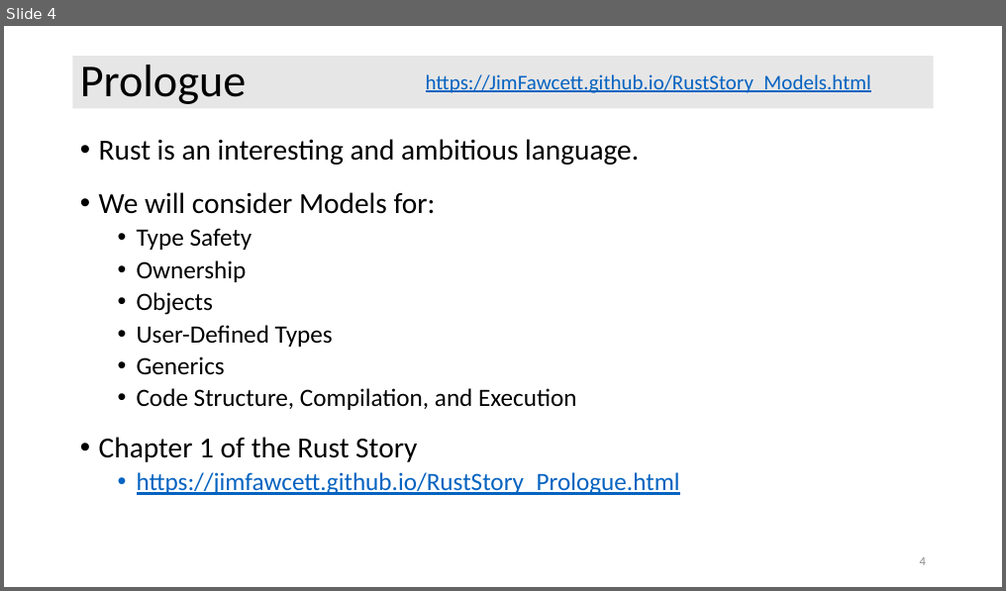
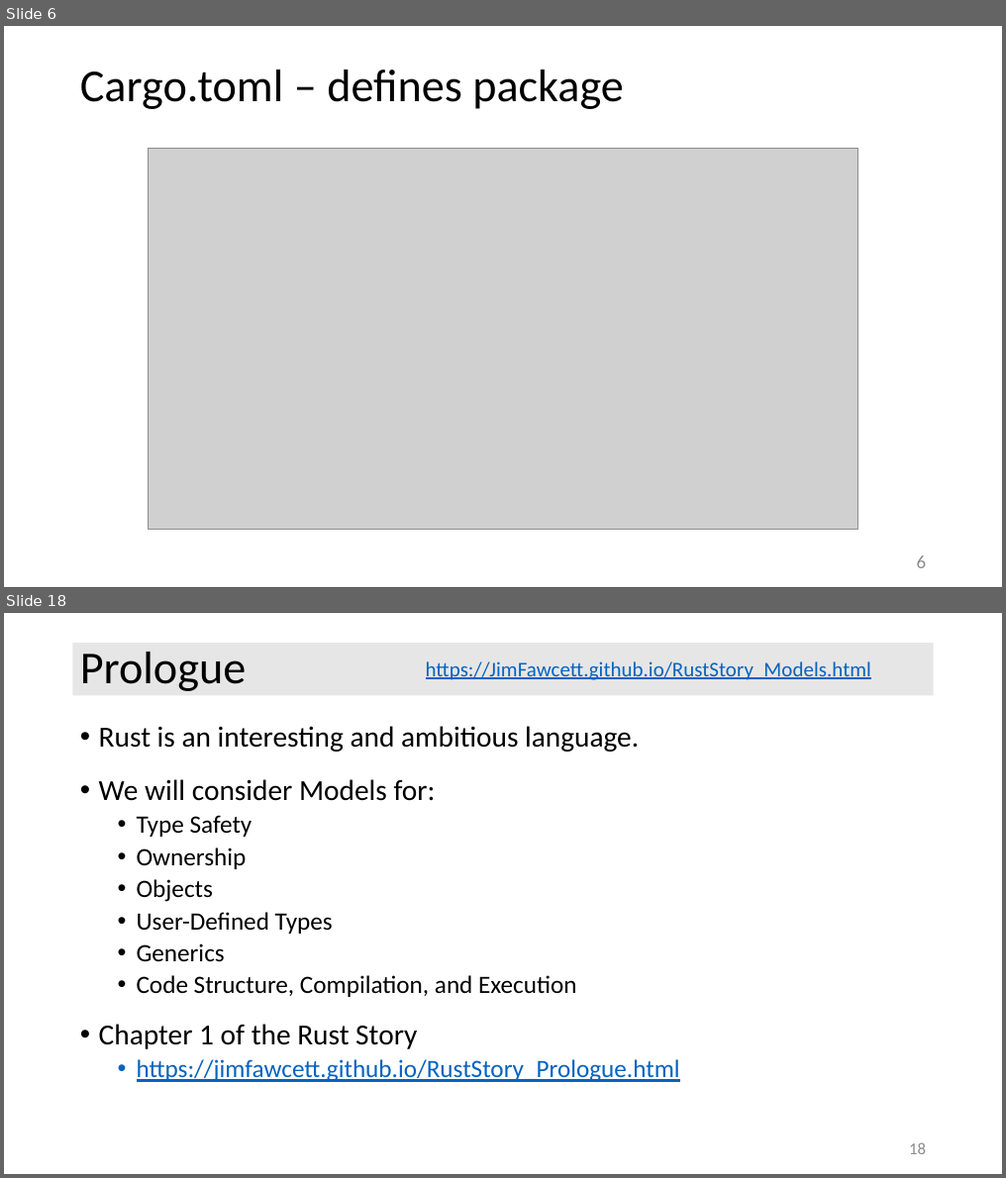
Before and after one commit to JimFawcett/JimFawcett.github.io, a slide deck: Resources/RustModels.pptx. Shown one above the other, each under a label of ours: slide 4 before the commit, slides 6 and 18 after it; the slides between them are not shown. The pictures are 1006x591 and 1006x1178 pixels, drawn with LibreOffice and Linux fonts; fonts in the diff are those of the drawing; grey boxes stand for pictures. Boxes give left, top, right and bottom in pixels: in the first picture for what was removed or moved away, otherwise in the second. Text is boxed around its words. In the diff, an @@ line names an element or a change of style, - is before the commit and + after.

```diff
--- a/Resources/RustModels.pptx
+++ b/Resources/RustModels.pptx
@@ slide 6 added at box(4, 26, 1002, 587), background #FFFFFF @@
@@ title added at box(80, 70, 624, 109), 44 pt, text #000000 @@
+Cargo.toml – defines package
@@ picture added at box(148, 148, 858, 529) @@
@@ page number added at box(917, 556, 927, 569), 18 pt, text #8C8C8C @@
+6
@@ what was slide 4 is now slide 18 @@
@@ page number at box(909, 1143, 926, 1155): text changed; size 12 to 16 pt @@
-4
+18
```
Also in this commit, not shown: 4 slides changed, 14 other slides added, 2 other files.
